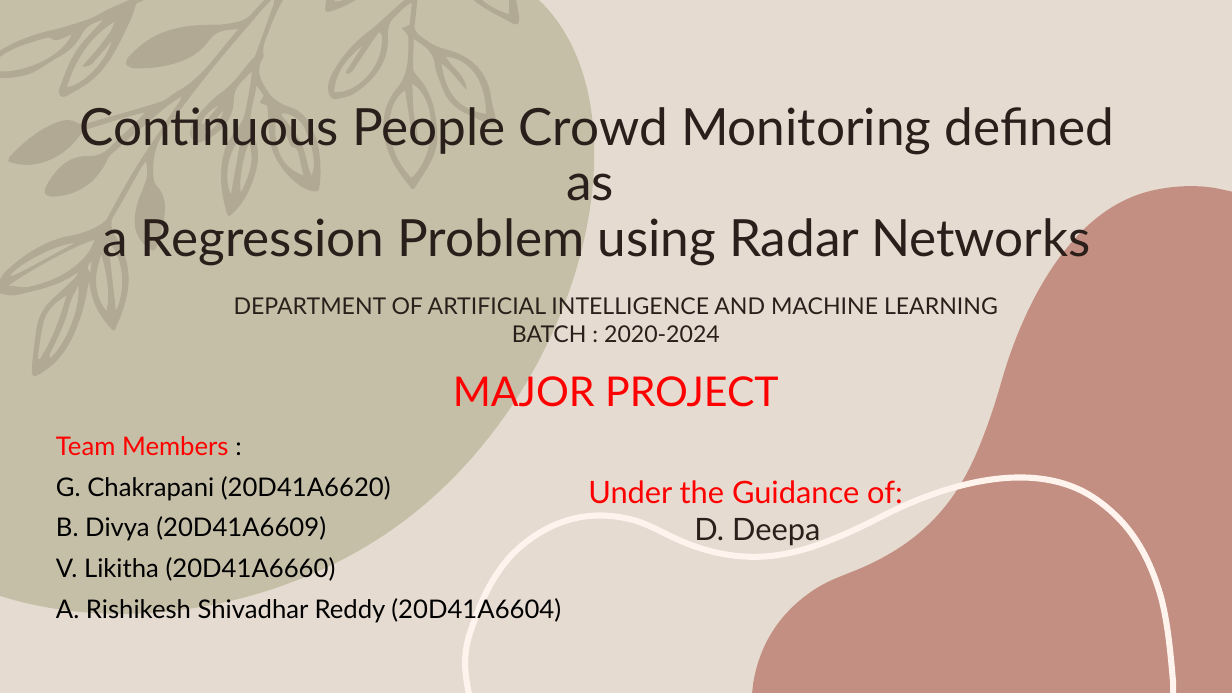
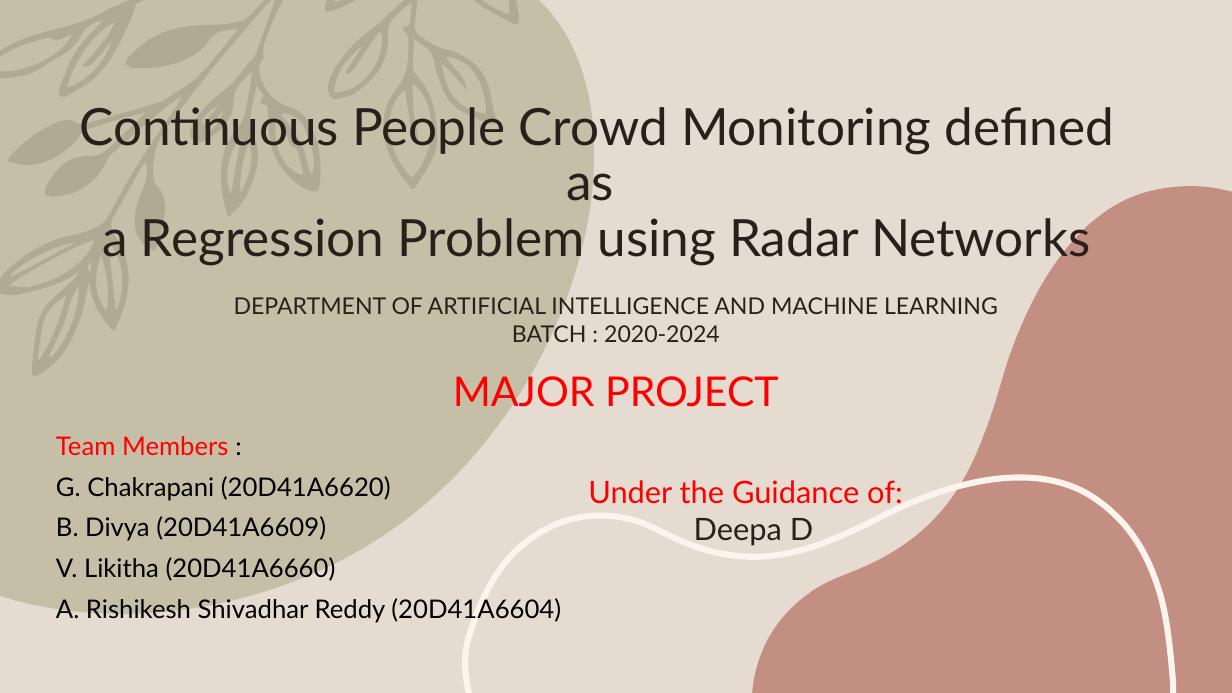
Before and after one commit to Chakrapani2122/Major-Project, a slide deck: slide 1 of Major Project.pptx. Drawn at 1232x693 pixels with LibreOffice and Linux fonts; fonts in the diff are those of the drawing. Boxes give left, top, right and bottom in pixels: in the first picture for what was removed or moved away, otherwise in the second. Text is boxed around its words. In the diff, an @@ line names an element or a change of style, - is before the commit and + after.

```diff
--- a/Major Project.pptx
+++ b/Major Project.pptx
@@ text at (694, 518, 813, 546): text changed @@
-D. Deepa
+Deepa D
```
Also in this commit, not shown: 1 other file.
